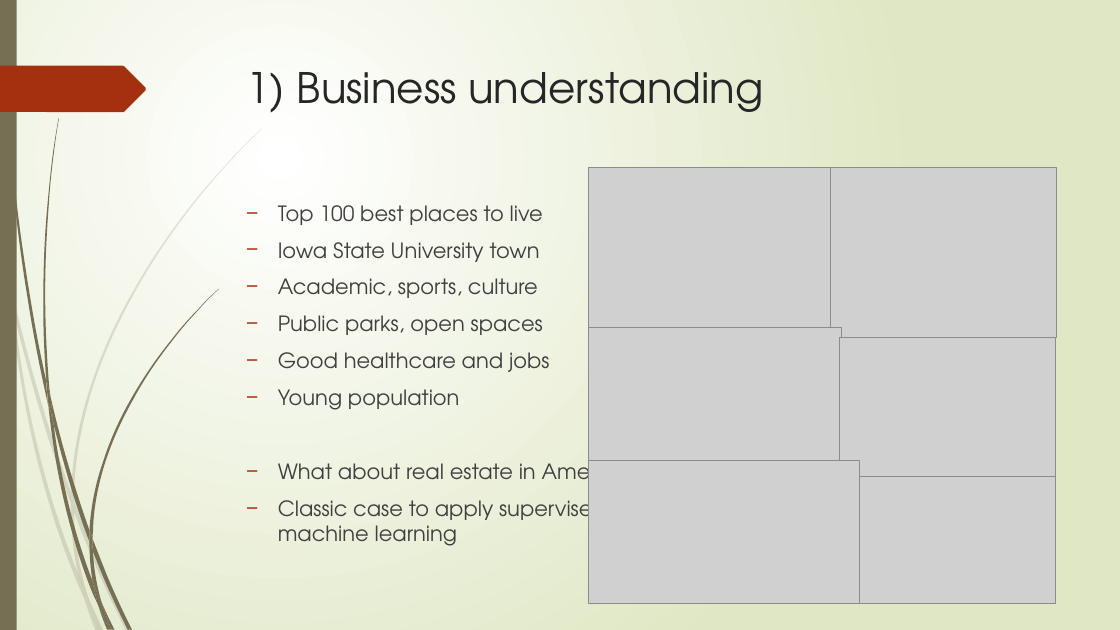
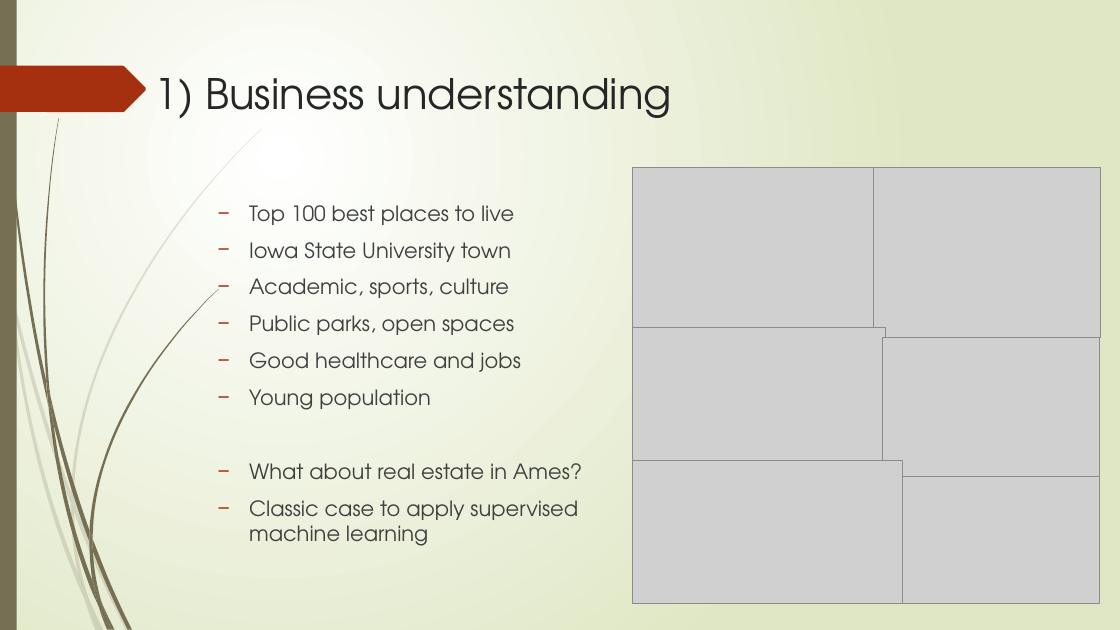
Before and after one commit to supasham/NYCDSA-MachineLearningProject, a slide deck: slide 3 of Applying ML to House Prices in Ames - Shameer Sukha - Feb 2021.pptx. Drawn at 1120x630 pixels with LibreOffice and Linux fonts; fonts in the diff are those of the drawing; grey boxes stand for pictures. Boxes give left, top, right and bottom in pixels: in the first picture for what was removed or moved away, otherwise in the second. Text is boxed around its words. In the diff, an @@ line names an element or a change of style, - is before the commit and + after.

```diff
--- a/Applying ML to House Prices in Ames - Shameer Sukha - Feb 2021.pptx
+++ b/Applying ML to House Prices in Ames - Shameer Sukha - Feb 2021.pptx
@@ title "1) Business understanding" moved from (x1=247, y1=72, x2=763, y2=112) to (x1=155, y1=78, x2=672, y2=118) @@
@@ 6 pictures moved together from (x1=589, y1=168, x2=1057, y2=604) to (x1=633, y1=168, x2=1101, y2=604) @@
@@ text "Top 100 best places to ..." moved from (x1=278, y1=205, x2=611, y2=546) to (x1=249, y1=205, x2=582, y2=546) @@
```
Also in this commit, not shown: 13 other slides changed, 2 slides removed, 2 other files.
